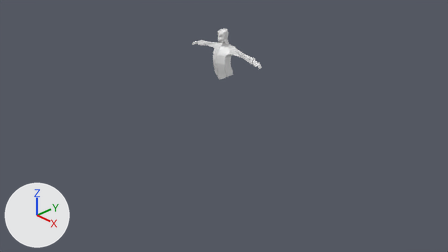
An edit to the Blender file Low Poly Characters Blender Bitesize Course/2+Torso.blend, drawn before and after from the same camera.
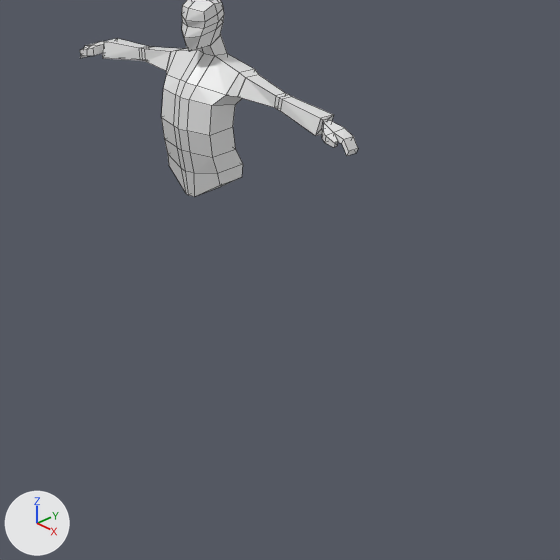
There are two pictures of each version: one from the file's camera 'Camera', one close up on the part from 38% to 70% of the width and 12% to 68% of the height. Lighting does not change. The marker at lower left points along +X, +Y and +Z. The older version's two pictures come first. The close-ups show mesh edges as thin lines.
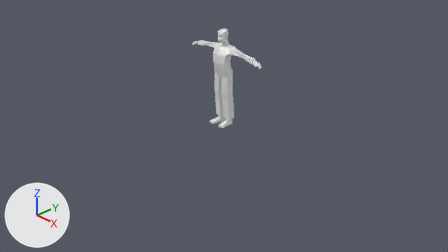
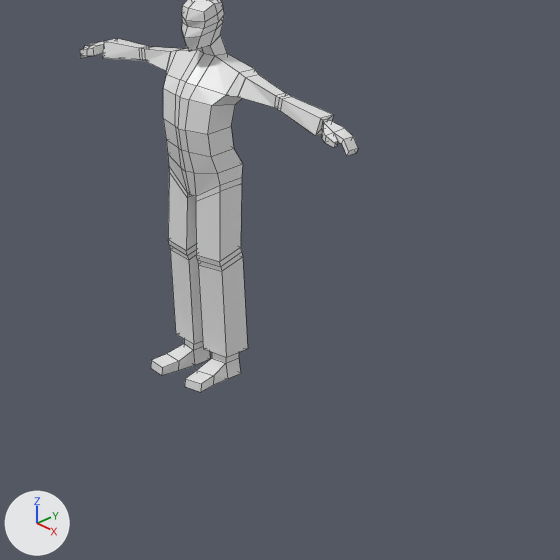
Location of each change, [x1, y1, x2, y2] in pixels of the close-ups (560 x 560 px):
'Cube', reshaped: before [80, 0, 358, 197]; after [80, 0, 358, 392]
part 1 of me_cube, built on: before [161, 90, 243, 197]; after [151, 90, 248, 392]

The change in detail:
me_cube is used by ob_cube; location (0.0, 0.0, 1.246); scale (0.151, 0.151, 0.151).
me_cube had 124 vertices, 109 faces, 1 loose edge and spanned x 0.0..5.52, y -1.03..0.7, z -2.46..3.43.
me_cube now has 164 vertices, 149 faces, 1 loose edge and spans x 0.0..5.52, y -1.29..0.72, z -8.18..3.43.
Part 1, on me_cube:
1 face is deleted.
8 vertices in x 0.28..1.0, y -0.95..0.4, z -1.01..-0.31 move by (-0.07, 0.0, 0.0).
2 vertices move from x 0.0..0.18, y -0.65..-0.59, z -2.46..-2.45 to x 0.0..0.18, y -0.59..-0.53, z -2.46..-2.45.
40 vertices are added at x 0.18..1.09, y -1.29..0.72, z -8.18..-2.08.
41 new faces join them.
